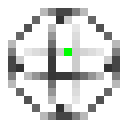
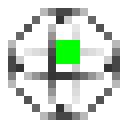
Layered file, before and after one edit (128x128). Changes by layer:
painted on "x_gate.png" over [56,40,80,64]
